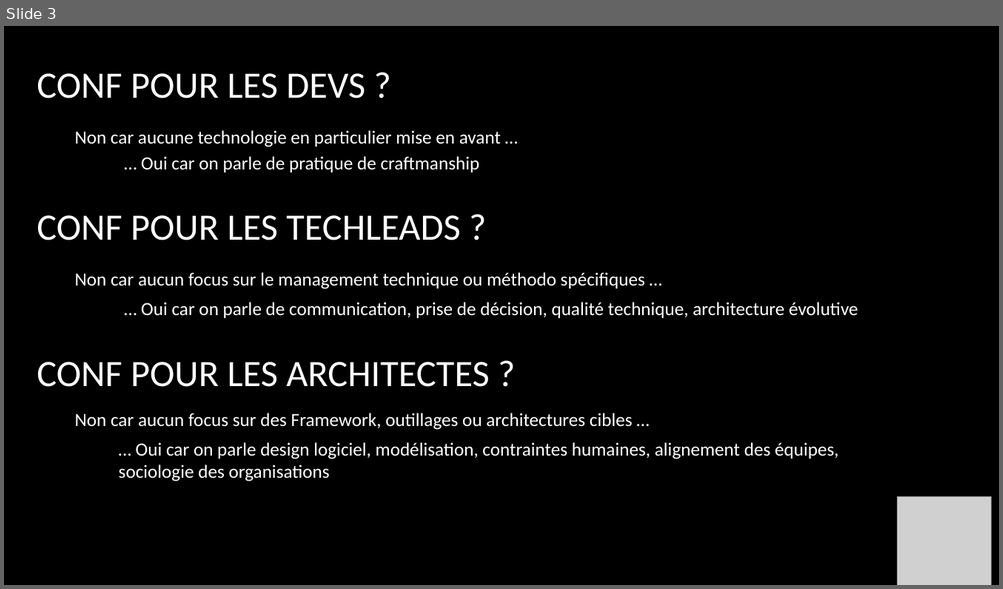
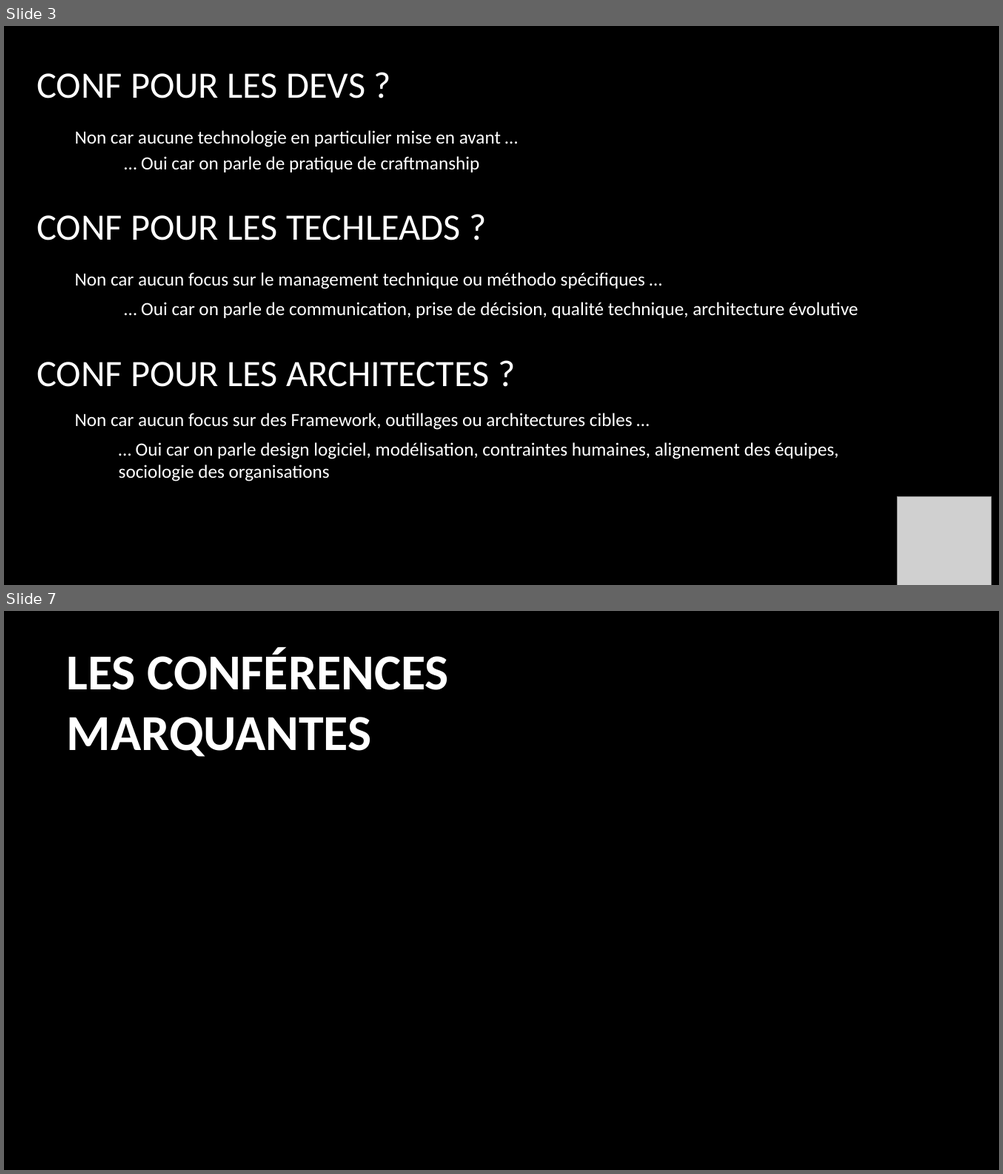
Before and after one commit to b16d/Article, a slide deck: Newcraft2025.pptx. Shown one above the other, each under a label of ours: slide 3 before the commit, slides 3 and 7 after it; the slides between them are not shown. The pictures are 1003x589 and 1003x1174 pixels, drawn with LibreOffice and Linux fonts; fonts in the diff are those of the drawing; grey boxes stand for pictures; background and template pictures are left out. Boxes give left, top, right and bottom in pixels: in the first picture for what was removed or moved away, otherwise in the second. Text is boxed around its words. In the diff, an @@ line names an element or a change of style, - is before the commit and + after.

```diff
--- a/Newcraft2025.pptx
+++ b/Newcraft2025.pptx
@@ slide 7 added at box(4, 611, 999, 1170), background picture (left out) @@
@@ title added at box(67, 648, 448, 757), 48.6 pt, text #FFFFFF, bold @@
+LES CONFÉRENCES MARQUANTES
```
Also in this commit, not shown: 1 slide changed, 6 other slides added.
